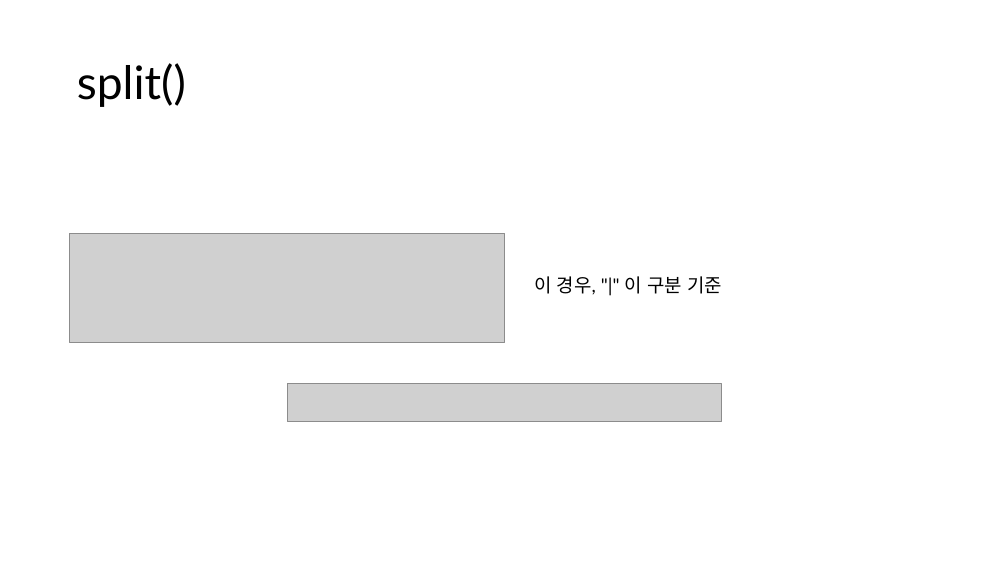
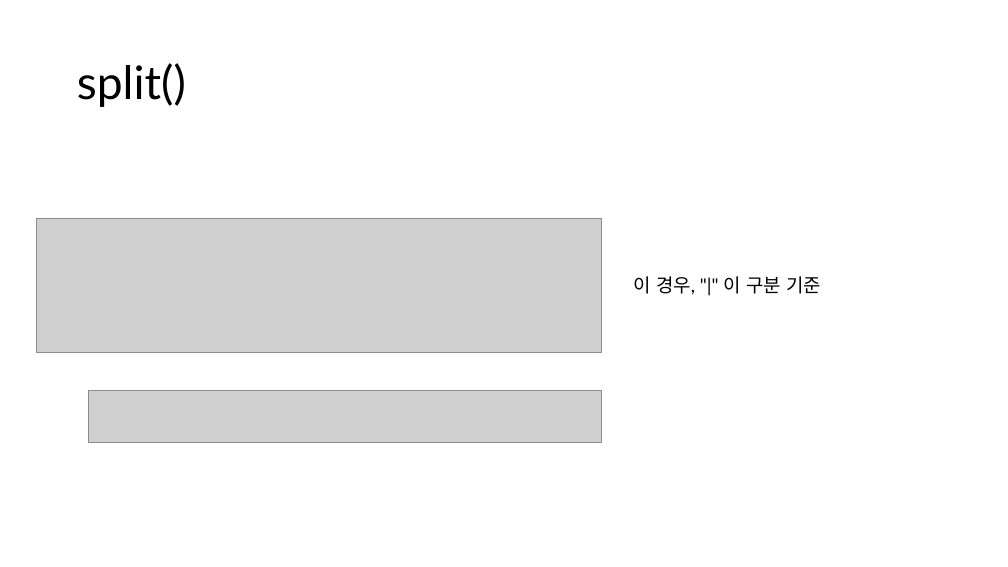
Before and after one commit to assistant-redcap/js-course-for-developer, a slide deck: slide 53 of 코딩 해본 사람이 빠르게 보는 기초 js.pptx. Drawn at 1008x567 pixels with LibreOffice and Linux fonts; fonts in the diff are those of the drawing; grey boxes stand for pictures. Boxes give left, top, right and bottom in pixels: in the first picture for what was removed or moved away, otherwise in the second. Text is boxed around its words. In the diff, an @@ line names an element or a change of style, - is before the commit and + after.

```diff
--- a/코딩 해본 사람이 빠르게 보는 기초 js.pptx
+++ b/코딩 해본 사람이 빠르게 보는 기초 js.pptx
@@ picture: place and size @@
-picture at box(70, 233, 505, 343)
+picture at box(36, 219, 601, 352)
@@ text "이 경우, "|" 이 구분 ...": place and size @@
-text "이 경우, "|" 이 구분 ..." at box(534, 276, 722, 294)
+text "이 경우, "|" 이 구분 ..." at box(633, 276, 821, 295)
@@ picture removed at box(287, 384, 721, 422) @@
@@ picture added at box(88, 391, 601, 443) @@
```
Also in this commit, not shown: 13 other slides changed, 1 other file.
